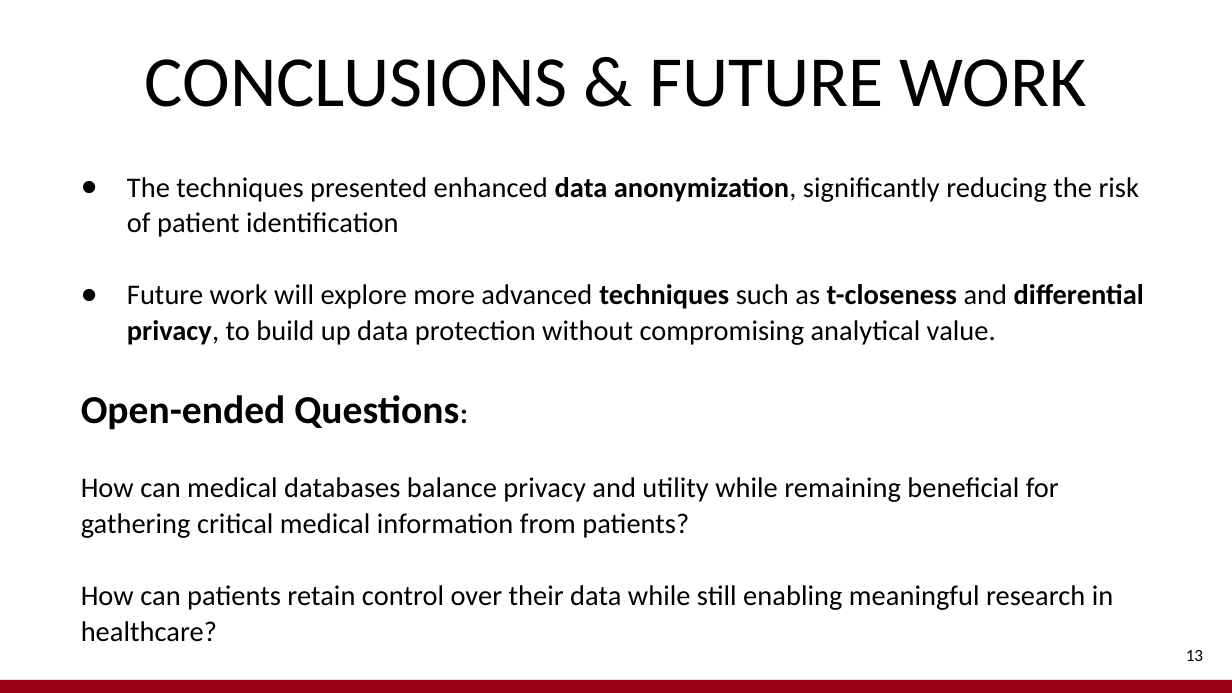
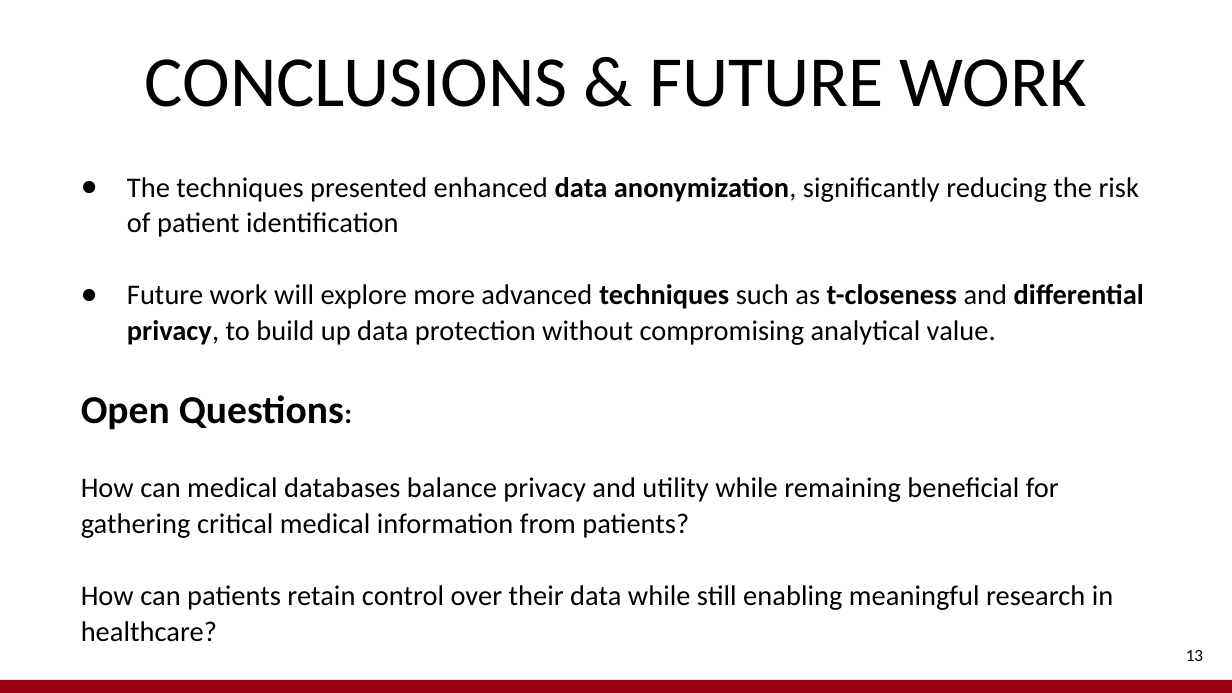
Before and after one commit to Vezzero/privacy-homework1, a slide deck: slide 13 of homework1samuelpiron.pptx. Drawn at 1232x693 pixels with LibreOffice and Linux fonts; fonts in the diff are those of the drawing. Boxes give left, top, right and bottom in pixels: in the first picture for what was removed or moved away, otherwise in the second. Text is boxed around its words. In the diff, an @@ line names an element or a change of style, - is before the commit and + after.

```diff
--- a/homework1samuelpiron.pptx
+++ b/homework1samuelpiron.pptx
@@ text at (81,395,344,430): text changed @@
-Open-ended Questions:
+Open Questions:
```
Also in this commit, not shown: 2 other slides changed.
